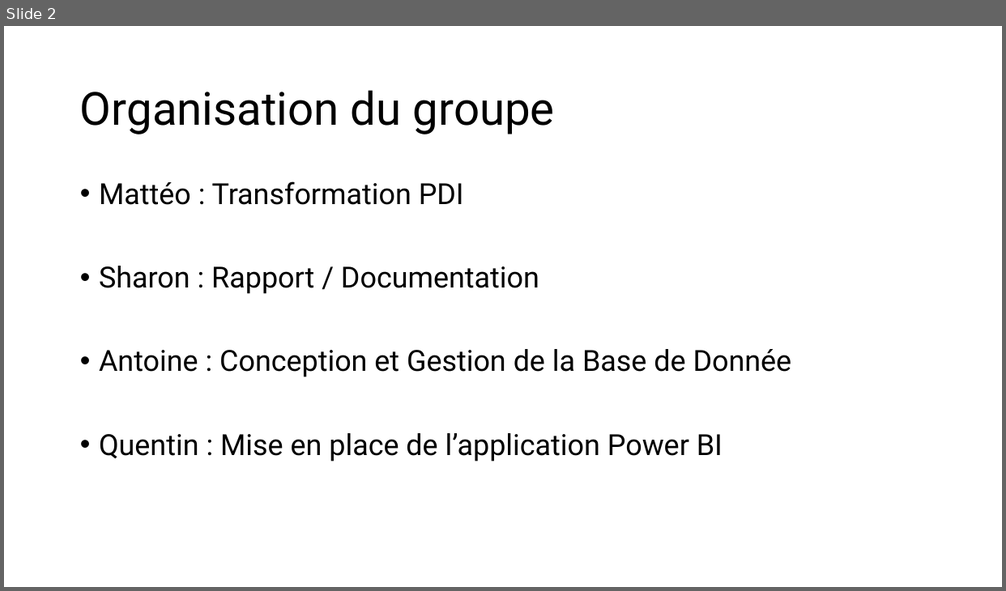
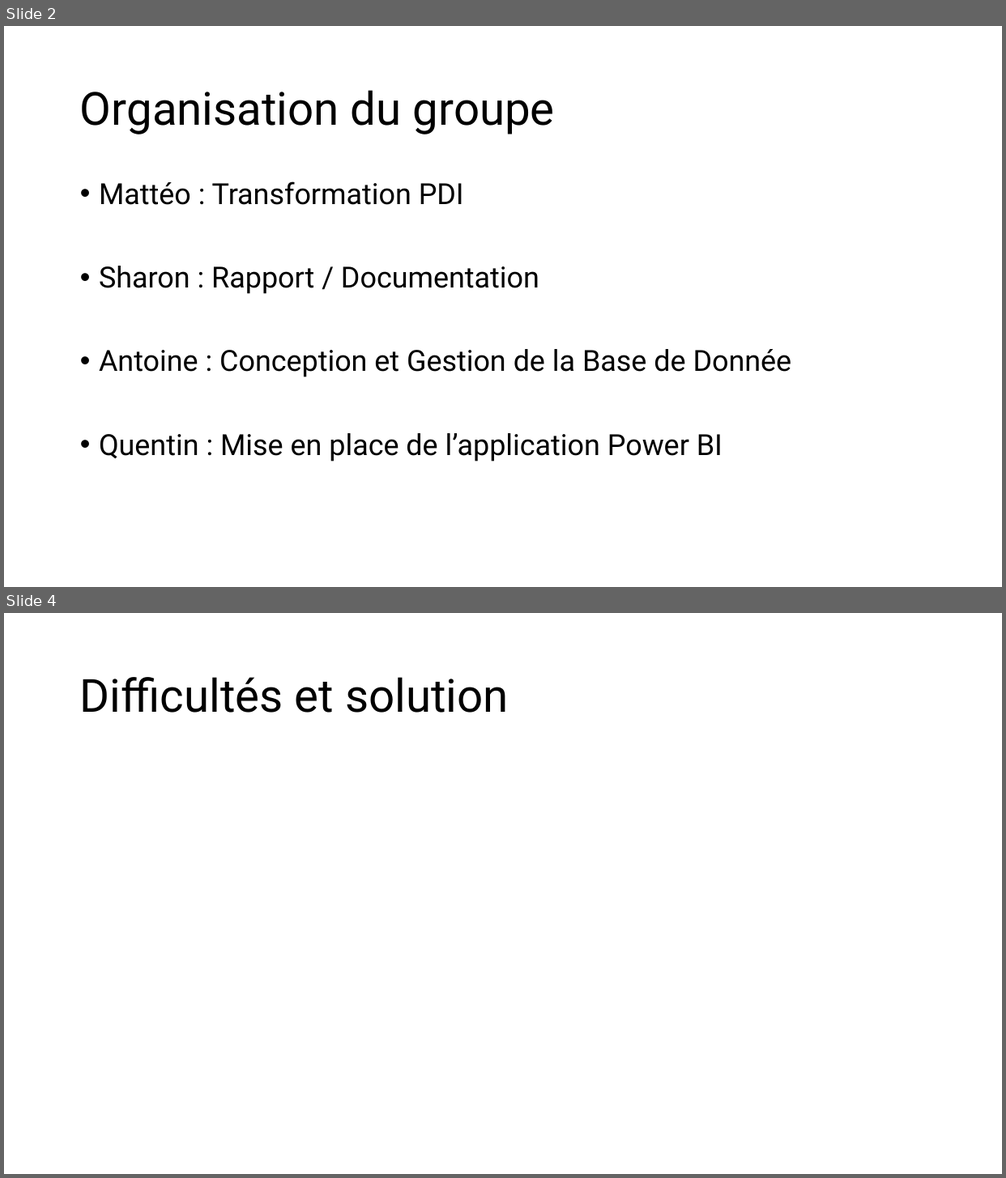
Before and after one commit to MatteoDelin/Developpement-composant-solution-decisionnelle, a slide deck: Jalon 2.pptx. Shown one above the other, each under a label of ours: slide 2 before the commit, slides 2 and 4 after it; the slides between them are not shown. The pictures are 1006x591 and 1006x1178 pixels, drawn with LibreOffice and Linux fonts; fonts in the diff are those of the drawing. Boxes give left, top, right and bottom in pixels: in the first picture for what was removed or moved away, otherwise in the second. Text is boxed around its words. In the diff, an @@ line names an element or a change of style, - is before the commit and + after.

```diff
--- a/Jalon 2.pptx
+++ b/Jalon 2.pptx
@@ slide 4 added at box(4, 613, 1002, 1174), background #FFFFFF @@
@@ title added at box(80, 677, 509, 713), 44 pt, text #000000 @@
+Difficultés et solution
```
Also in this commit, not shown: 5 other slides added, 2 slides removed, 1 other file.
